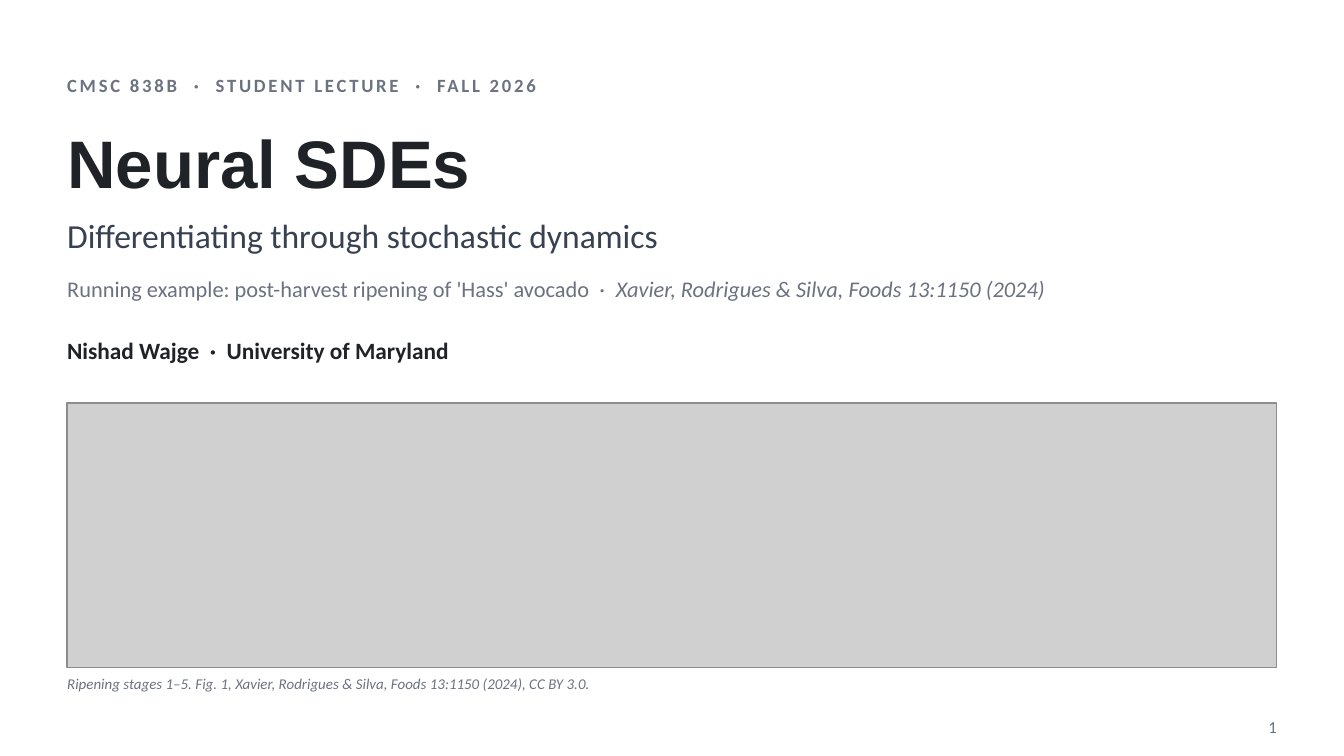
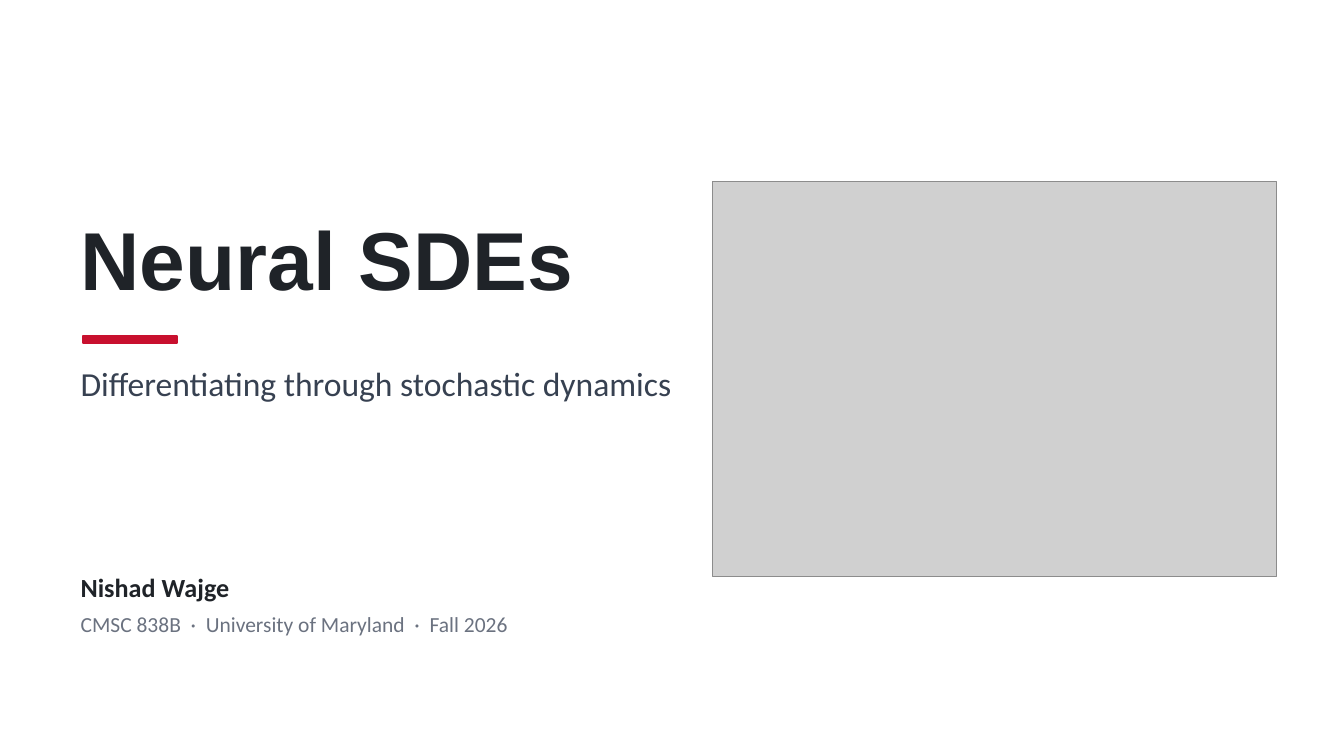
Before and after one commit to nishadw/neural-sde, a slide deck: slide 1 of lecture/neural_sde_lecture.pptx. Drawn at 1344x756 pixels with LibreOffice and Linux fonts; fonts in the diff are those of the drawing; grey boxes stand for pictures. Boxes give left, top, right and bottom in pixels: in the first picture for what was removed or moved away, otherwise in the second. Text is boxed around its words. In the diff, an @@ line names an element or a change of style, - is before the commit and + after.

```diff
--- a/lecture/neural_sde_lecture.pptx
+++ b/lecture/neural_sde_lecture.pptx
@@ text "Neural SDEs": place and size @@
-text "Neural SDEs" at [67,139,470,189]
+text "Neural SDEs" at [81,230,573,291]
@@ text "Neural SDEs" at [81,230,573,291]: size 36 to 44 pt @@
@@ picture added at [712,181,1277,577] @@
@@ text removed at [67,281,1045,301] @@
-Running example: post-harvest ripening of 'Hass' avocado · Xavier, Rodrigues & Silva, Foods 13:1150 (2024)
@@ rectangle added at [83,336,177,343], fill #C8102E, outline #C8102E 1 pt @@
@@ text "Differentiating through stochastic dynamics": place and size @@
-text "Differentiating through stochastic dynamics" at [67,224,657,254]
+text "Differentiating through stochastic dynamics" at [81,372,671,402]
@@ picture removed at [67,403,1277,668] @@
@@ text at [81,578,230,602]: text changed; size 12.5 to 14 pt @@
-Nishad Wajge · University of Maryland
+Nishad Wajge
@@ text at [81,617,508,636]: text changed; size 10 to 11.5 pt; bold off @@
-CMSC 838B · STUDENT LECTURE · FALL 2026
+CMSC 838B · University of Maryland · Fall 2026
@@ text removed at [67,678,590,692] @@
-Ripening stages 1–5. Fig. 1, Xavier, Rodrigues & Silva, Foods 13:1150 (2024), CC BY 3.0.
@@ page number removed at [1268,722,1277,733] @@
-1
```
Also in this commit, not shown: 13 other slides changed, 1 slide added, 9 other files.
